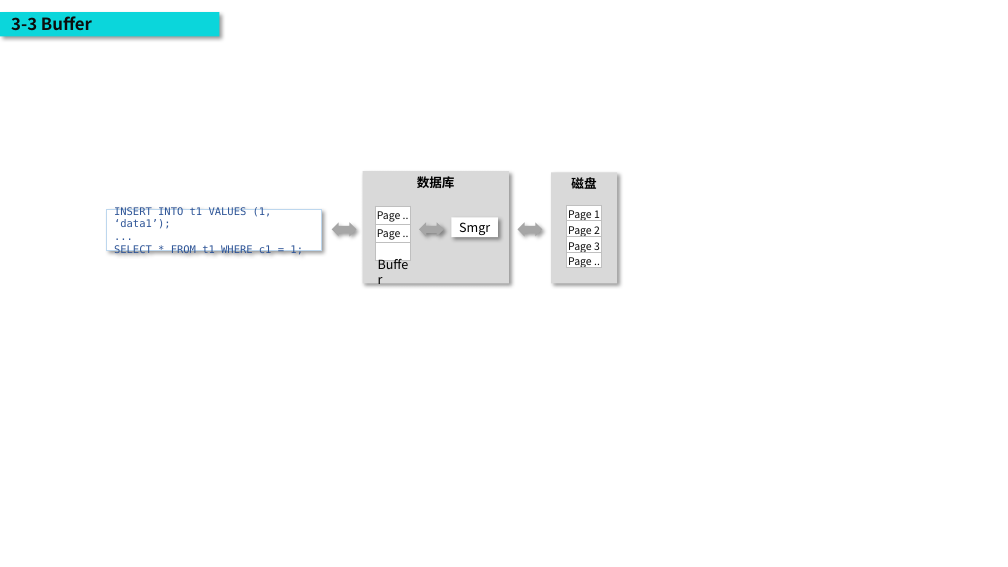
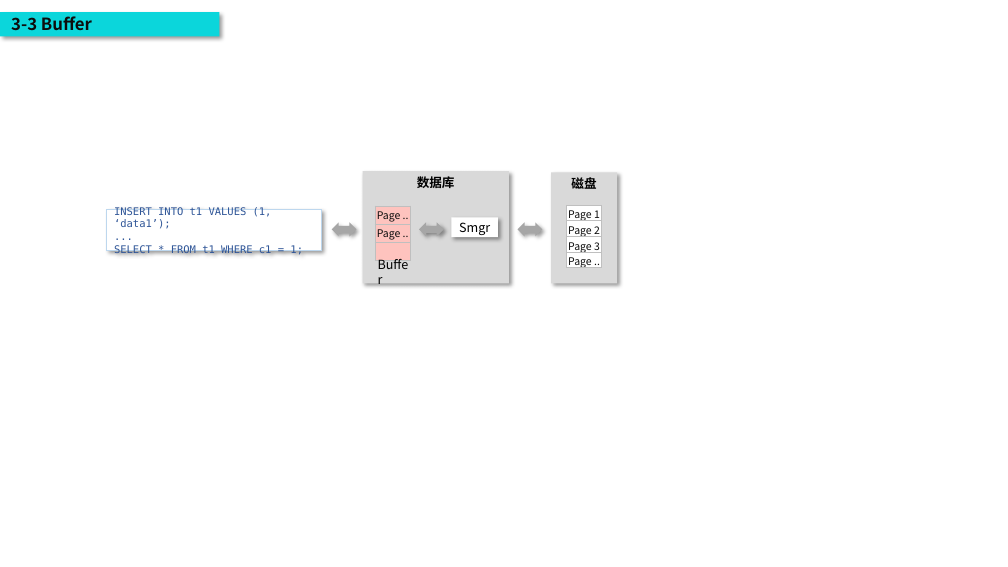
Before and after one commit to poorkk/lorand, a slide deck: slide 10 of source/doc/数据库安全.pptx (slide 8 before the commit). Drawn at 1008x567 pixels with LibreOffice and Linux fonts; fonts in the diff are those of the drawing. Boxes give left, top, right and bottom in pixels: in the first picture for what was removed or moved away, otherwise in the second. Text is boxed around its words. In the diff, an @@ line names an element or a change of style, - is before the commit and + after.

```diff
--- a/source/doc/数据库安全.pptx
+++ b/source/doc/数据库安全.pptx
@@ table at [375, 206, 411, 253] @@
@@ fill #FFFFFF to #FEC3BE in 3 cells @@
```
Also in this commit, not shown: 4 other slides changed, 5 slides added, 22 other files.
